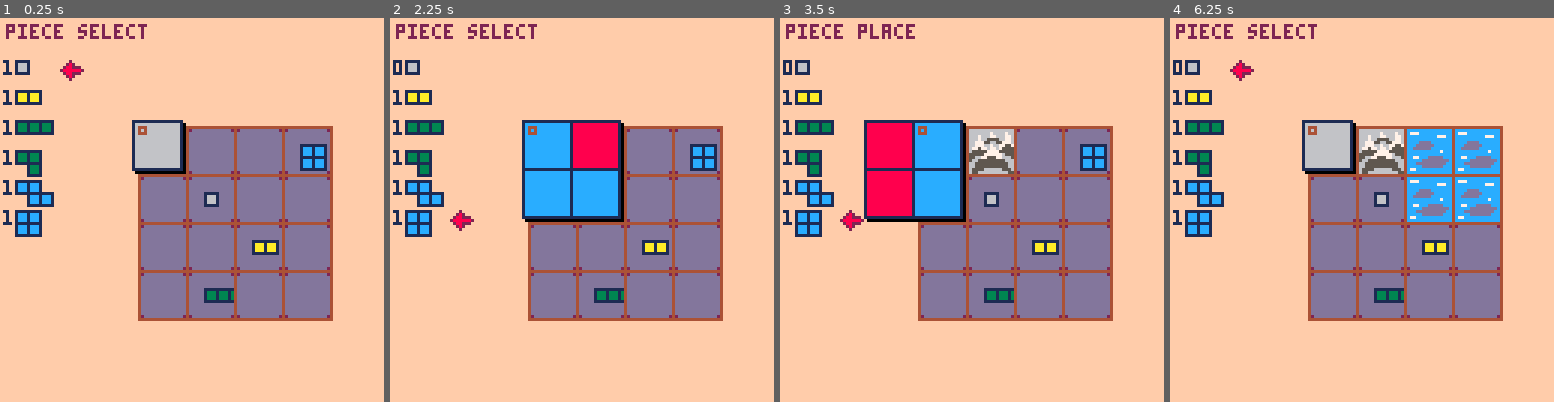
Above: before the commit, frames 1-4 (left to right).
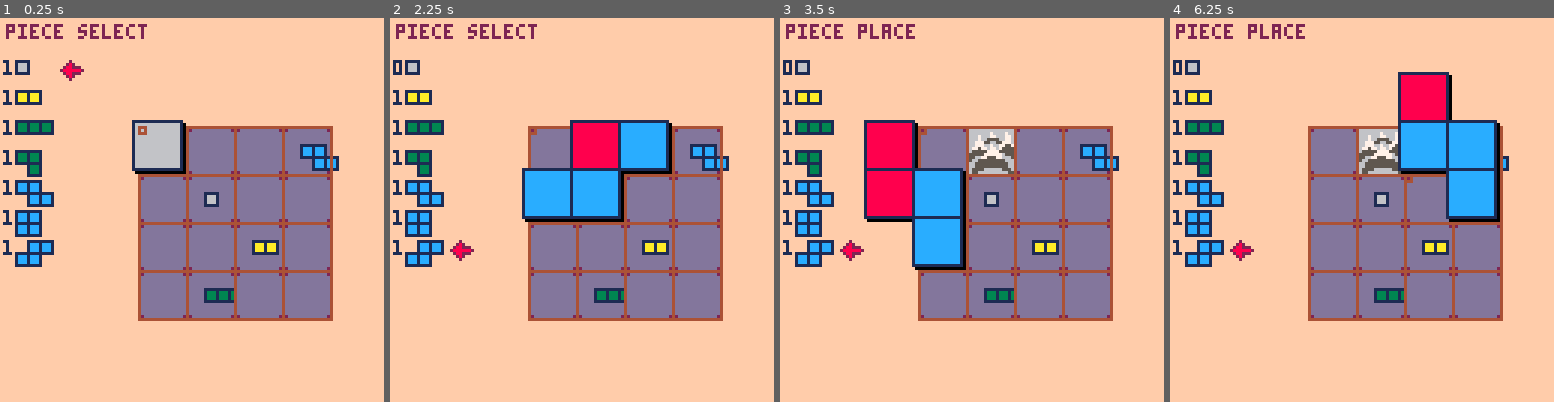
Above: after the commit, the same moments.

Repository: m-r-hunt/Pico-8-Carts
Game: PICO-8 cartridge bprk.p8
Same seed, same stepped clock (60 frames per second), same inputs: the game is played once before the commit and once after it.
Inputs:
- Up to frame 1 (0.25 s): no input
- Up to frame 2 (2.25 s): tap X (X key) at 0.33, 1.07, 1.85 s; tap O (Z key) at 0.7, 1.7, 2.1 s; hold Right 1.6-2.1 s; hold Up from 2.15 s (still down)
- Up to frame 3 (3.5 s): release Up at 2.42 s; hold Right 2.47-3.03 s; tap O (Z key) at 2.5, 2.9, 3.3 s; tap X (X key) at 2.97 s; hold Left from 3.08 s (still down)
- Up to frame 4 (6.25 s): release Left at 3.58 s; hold Down 3.63-3.97 s; tap O (Z key) every 0.4 s from 3.7 to 6.1 s; hold Right 4.02-4.68 s; tap X (X key) at 4.08, 5.2 s; hold Up 4.73-5.03 s; hold Left 5.08-5.68 s; hold Down 5.73-6.03 s; hold Right from 6.08 s (still down)

The runs differ from the first frame. In frame 1, 0.8% of the frame differs, in the area x 0-89%, y 35-65%; in frame 2, 4.5%; in frame 3, 4.6%; in frame 4, 8.9%, in the area x 0-89%, y 1-65%.

Commit message:
Bprk gameplay coming together

Diff:
--- a/bprk.p8
+++ b/bprk.p8
@@ -10,7 +10,13 @@
  {{0,0},{1,0},{1,1},spriten=3,previewc=3},
  {{0,0},{1,0},{1,1},{2,1},spriten=7,previewc=12},
  {{0,0},{1,0},{0,1},{1,1},spriten=7,previewc=12},
+ {{0,1},{1,1},{1,0},{2,0},spriten=7,previewc=12},
 }
+
+mountain={1}
+sand={2}
+forest={3,4}
+ocean={5,6}
 
 mode="piece select"
 selected_piece=1
@@ -24,13 +30,17 @@
  {0,0,0,0},
 }
 grid_powerups={
- {0,0,0,6},
- {0,1,0,0},
- {0,0,2,0},
- {0,3,0,0},
+ {0,0,0,ocean},
+ {0,mountain,0,0},
+ {0,0,sand,0},
+ {0,forest,0,0},
 }
 gridx=30
 gridy=20
+
+choices={}
+choicen=1
+choice_select=1
 
 function rotate(x,y,r)
  if r==0 then
@@ -55,6 +65,8 @@
   update_piece_select()
  elseif mode=="piece place" then
   update_piece_place()
+ elseif mode=="make choices" then
+  update_make_choices()
  end
 end
 
@@ -97,8 +109,14 @@
 	if btnp(4) then
 	 can_place=check_placement()
 	 if can_place then
-	 	stamp_piece(selected_piece,px,py)
-	 	mode="piece select"
+	 	choices=stamp_piece(selected_piece,px,py)
+	 	if #choices>0 then
+				choicen=1
+				choice_select=1
+	 		mode="make choices"
+	 	else
+	 		mode="piece select"
+	 	end
 	 	selected_piece=1
 	 	px=1
 	 	py=1
@@ -109,8 +127,22 @@
 	end
 end
 
+function update_make_choices()
+ if (btnp(0)) choice_select-=1
+ if (btnp(1)) choice_select+=1
+ if (choicen<1) choice_select+=#choices[choicen]
+ if (choicen>#choices[choicen]) choice_select-=#choices[choicen]
+ if btnp(4) then
+  piece_pool[choices[choicen][choice_select]]+=1
+  choicen+=1
+  if choicen>#choices then
+   mode="piece select"
+  end
+ end
+end
+
 function check_placement()
- any_bad=false
+ local any_bad=false
  local i=selected_piece
  for sq=1,#piece_defs[i] do
   rx,ry=rotate(piece_defs[i][sq][1],piece_defs[i][sq][2],pr)
@@ -125,6 +157,7 @@
 
 function stamp_piece(i,x,y)
  piece_pool[i]-=1
+ local choices={}
 	for sq=1,#piece_defs[i] do
 	 rx,ry=rotate(piece_defs[i][sq][1],piece_defs[i][sq][2],pr)
  	local px=x+rx
@@ -132,10 +165,15 @@
  	if px>=1 and px<=4 and py>=1 and py<=4 then
  		grid[py][px]=piece_defs[i].spriten
 	 	if grid_powerups[py][px]~=0 then
-	 		piece_pool[grid_powerups[py][px]]+=1
+	 	 if #grid_powerups[py][px]==1 then
+	 			piece_pool[grid_powerups[py][px][1]]+=1
+	 		else
+	 		 add(choices,grid_powerups[py][px])
+	 		end
 	 	end
  	end
  end
+ return choices
 end
 
 preview_size=4
@@ -199,7 +237,7 @@
  	 if (sn==0) sn=32
  		spr(sn,gridx+x*16,gridy+y*16,2,2)
  		if sn==32 and grid_powerups[y][x]~=0 then
- 		 draw_piece_preview(grid_powerups[y][x],gridx+x*16+6,gridy+y*16+6)
+ 		 draw_piece_preview(grid_powerups[y][x][1],gridx+x*16+6,gridy+y*16+6)
  		end
  	end
  end
@@ -207,6 +245,17 @@
  line(gridx+5*16,gridy+16,gridx+5*16,gridy+5*16,4)
  draw_piece(selected_piece,gridx+px*16-2,gridy+py*16-2)
  rect(gridx+px*16,gridy+py*16,gridx+px*16+2,gridy+py*16+2,4)
+
+ if mode=="make choices" then
+ 	rect(5,30,128-5,60,12)
+ 	rectfill(6,31,128-6,59,6)
+ 	for n=1,#choices[choicen] do
+ 	 draw_piece_preview(choices[choicen][n],n*32,45)
+ 	 if n==choice_select then
+ 	  spr(2,n*32+8,40)
+ 	 end
+ 	end
+ end
 end
 
 __gfx__
